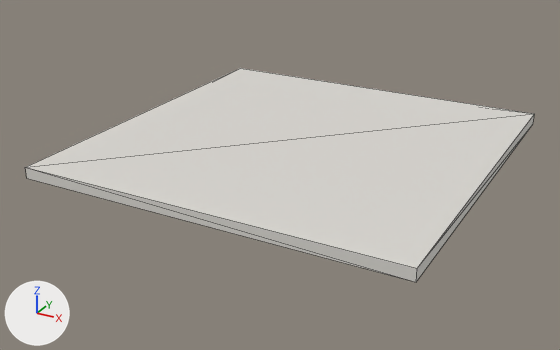
The glTF model public/models/road.glb: old version first, new version second.
The view is the same before and after, from a 50 mm camera at (3.53, -6.91, 3.09) aimed at (-0.14, -0.23, -0.25). Lighting does not change. The marker at lower left points along +X, +Y and +Z. The older version comes first. Mesh edges are drawn as thin lines. Where no turn or scale is listed for an object, it has been applied to the vertices. Vertices at exactly the same position are counted once.

In view in the first picture: 'road'.
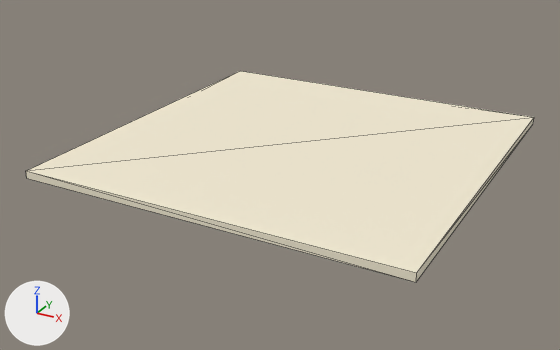
Where the newer file only moved an object's origin or applied its transform, the numbers keep the older frame.

The change, as a list of edits to the scene's bpy script:
```text
Change mat_road:
    mat_road.base_color: (0.72, 0.7, 0.66) -> (0.91, 0.84, 0.66)  # light grey #dddad4 -> pale yellow #f5ecd4
Change me_cube:
    used by ob_road; location = (0.0, 0.0, 0.06)
    remove me_cube.from_pydata(...)  # 8 vertices, 12 faces; spans x -2.0..2.0, y -2.0..2.0, z -0.06..0.06
    add me_cube.from_pydata(...)  # 8 vertices, 12 faces; spans x -2.0..2.0, y -2.0..2.0, z -0.06..0.02
    me_cube part 1: the whole mesh is scaled about its middle by (1, 1, 0.667), then moved by (0.0, 0.0, -0.02)
```

Location of each change, (x1, y1, x2, y2) in pixels of the pictures (560 x 350 px):
'road', recoloured, rescaled: before (25, 68, 534, 282); after (26, 71, 534, 282)
